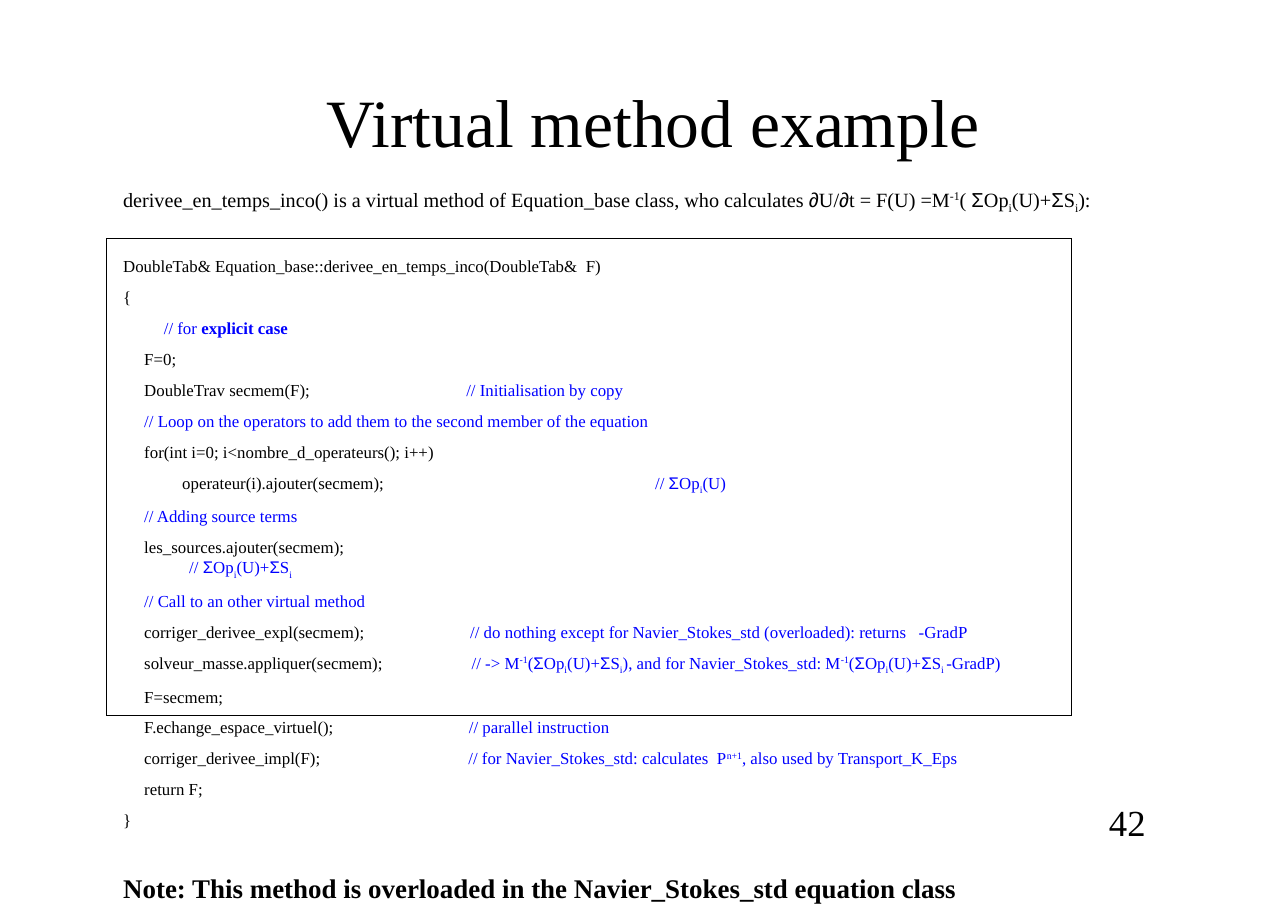
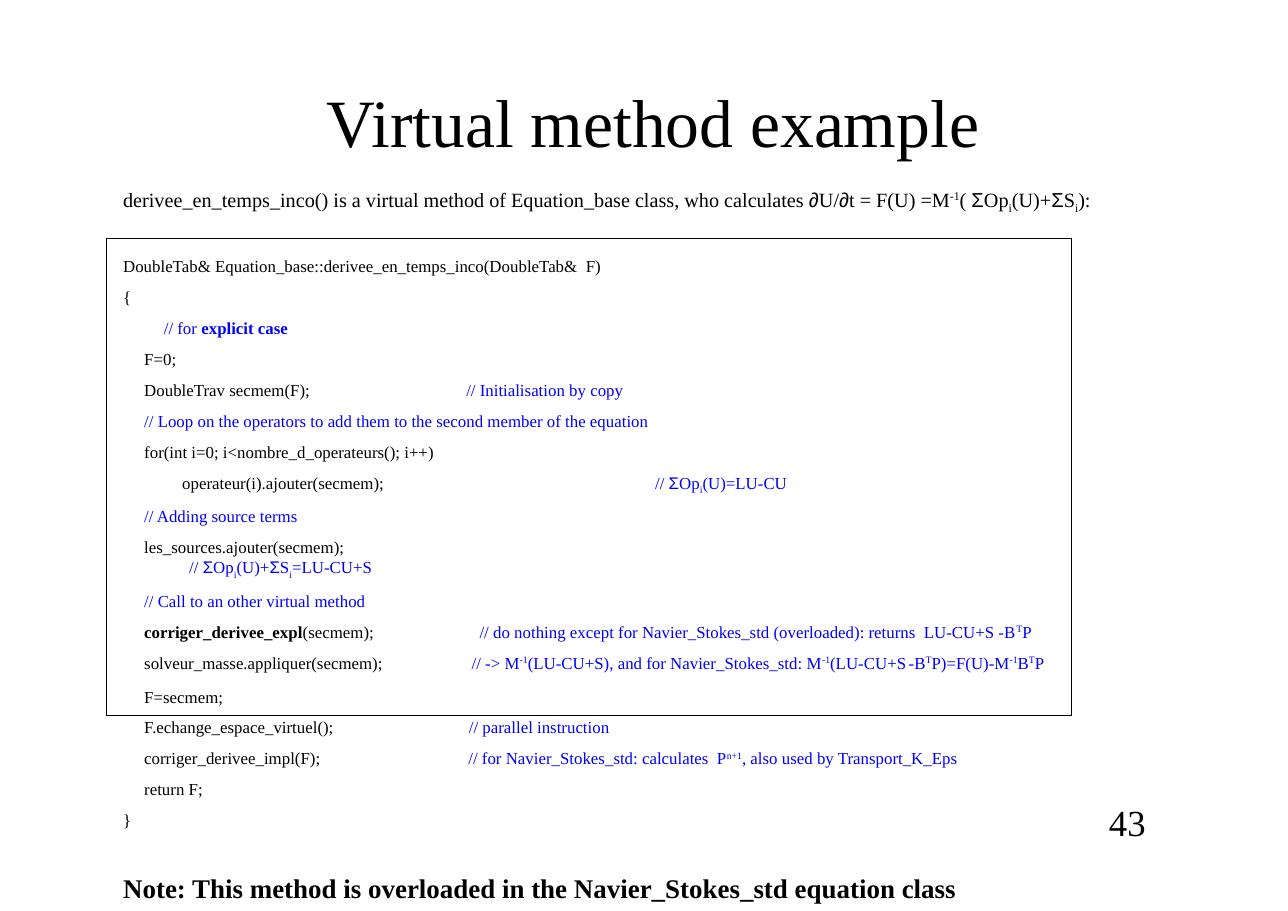
Before and after one commit to cea-trust-platform/trust-code, a slide deck: slide 43 of doc/TRUST/Developer_TRUST_presentation.odp (slide 42 before the commit). Drawn at 1288x911 pixels with LibreOffice and Linux fonts; fonts in the diff are those of the drawing; background and template pictures are left out. Boxes give left, top, right and bottom in pixels: in the first picture for what was removed or moved away, otherwise in the second. Text is boxed around its words. In the diff, an @@ line names an element or a change of style, - is before the commit and + after.

```diff
--- a/doc/TRUST/Developer_TRUST_presentation.odp
+++ b/doc/TRUST/Developer_TRUST_presentation.odp
@@ text at (144,541,372,577): text changed @@
-les_sources.ajouter(secmem); // ΣOpi(U)+ΣSi
+les_sources.ajouter(secmem); // ΣOpi(U)+ΣSi=LU-CU+S
@@ text at (144,626,1010,673): text changed @@
-corriger_derivee_expl(secmem); // do nothing except for Navier_Stokes_std (overloaded): returns -GradP
-solveur_masse.appliquer(secmem); // -> M-1(ΣOpi(U)+ΣSi), and for Navier_Stokes_std: M-1(ΣOpi(U)+ΣSi -GradP)
+corriger_derivee_expl(secmem); // do nothing except for Navier_Stokes_std (overloaded): returns LU-CU+S -BTP
+solveur_masse.appliquer(secmem); // -> M-1(LU-CU+S), and for Navier_Stokes_std: M-1(LU-CU+S -BTP)=F(U)-M-1BTP
@@ page number at (1109,811,1146,837): text changed @@
-42
+43
```
Also in this commit, not shown: 33 other slides changed, 1 slide removed, 14 other files.
